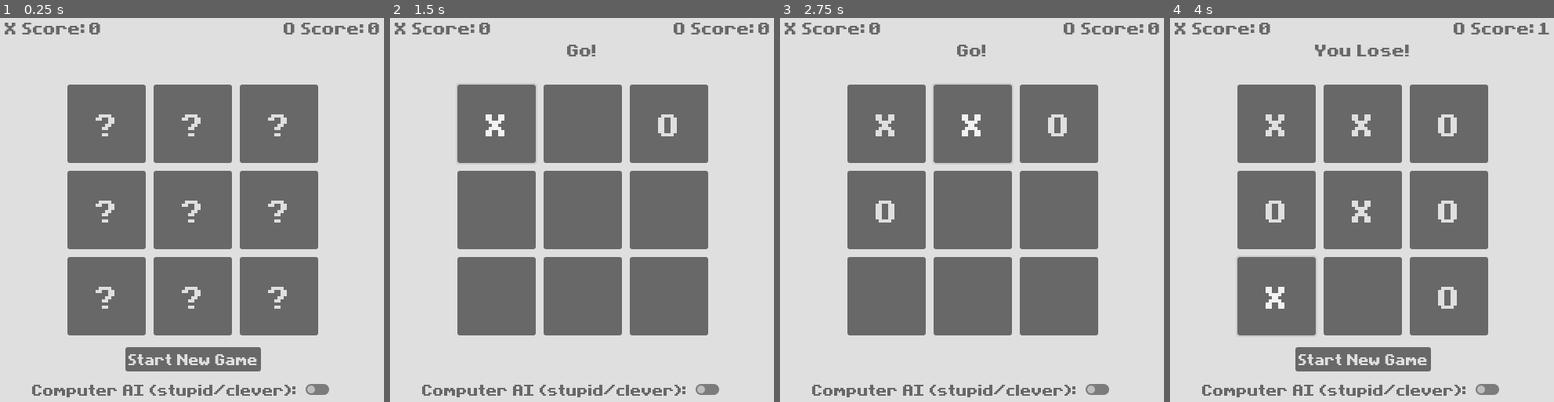
Above: before the commit, frames 1-4 (left to right).
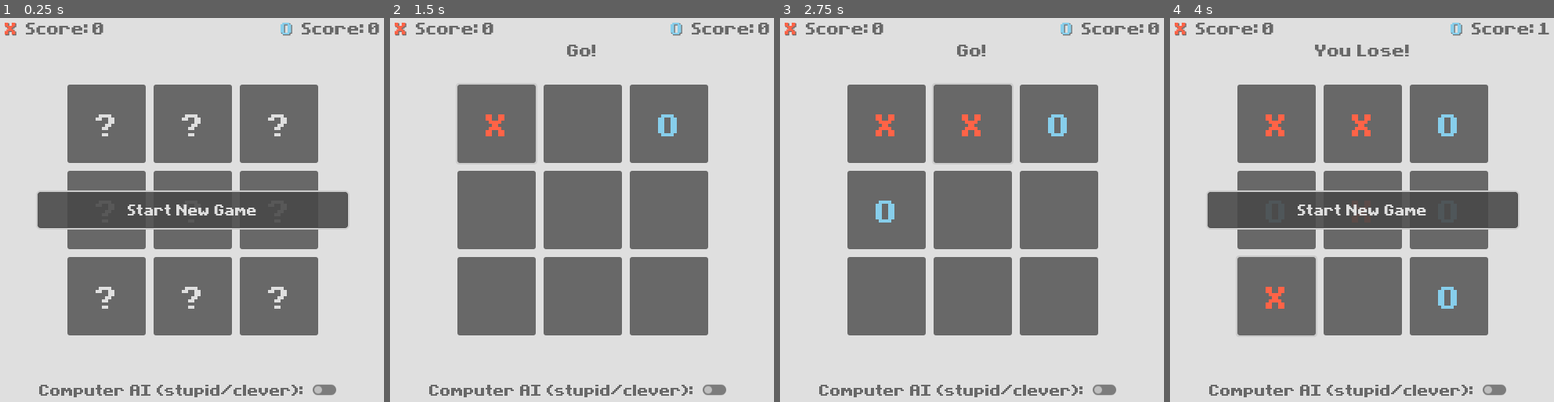
Above: after the commit, the same moments.

Repository: KanoAlgiz/Noughts-and-Crosses
Game: Godot game, scene res://game.tscn
The game is run twice, just before and just after one commit, with the same random seed, the same clock (stepped at 60 frames per second) and the same inputs.
Inputs (mouse positions are in pixels of both pictures, inside the frame that each line leads up to):
- Up to frame 1 (0.25 s): no input
- Up to frame 2 (1.5 s): click "Start New Game" at 0.5 s; click (497, 125) at 1.25 s
- Up to frame 3 (2.75 s): click (972, 125) at 2 s
- Up to frame 4 (4 s): click (1362, 210) at 2.75 s; click (1277, 294) at 3.5 s

The runs differ from the first frame. In frame 1, 12% of the frame differs, in the area x 1-94%, y 1-99%; in frame 2, 2.0%; in frame 3, 2.4%; in frame 4, 12%.

Commit message:
Visual changes

Diff:
--- /dev/null
+++ b/StartButtonTheme.tres
@@ -0,0 +1,12 @@
+[gd_resource type="StyleBoxFlat" format=3 uid="uid://dl4fy0xvdiulu"]
+
+[resource]
+bg_color = Color(0.282353, 0.282353, 0.282353, 0.894118)
+border_width_left = 2
+border_width_top = 2
+border_width_right = 2
+border_width_bottom = 2
+corner_radius_top_left = 5
+corner_radius_top_right = 5
+corner_radius_bottom_right = 5
+corner_radius_bottom_left = 5
--- /dev/null
+++ b/StartButtonThemeHovered.tres
@@ -0,0 +1,12 @@
+[gd_resource type="StyleBoxFlat" format=3 uid="uid://dt3pe0s6r2oqm"]
+
+[resource]
+bg_color = Color(0.309804, 0.309804, 0.309804, 0.988235)
+border_width_left = 3
+border_width_top = 3
+border_width_right = 3
+border_width_bottom = 3
+corner_radius_top_left = 5
+corner_radius_top_right = 5
+corner_radius_bottom_right = 5
+corner_radius_bottom_left = 5
--- a/game.tscn
+++ b/game.tscn
@@ -1,9 +1,11 @@
-[gd_scene load_steps=5 format=3 uid="uid://dkda8ew3bjf6t"]
+[gd_scene load_steps=7 format=3 uid="uid://dkda8ew3bjf6t"]
 
 [ext_resource type="Script" path="res://scripts/Game.gd" id="1_5fi84"]
 [ext_resource type="Script" path="res://scripts/Interface.gd" id="1_cruao"]
 [ext_resource type="Theme" uid="uid://ewdgle4lp64y" path="res://theme.tres" id="3_7r7jh"]
 [ext_resource type="Script" path="res://scripts/CellButton.gd" id="4_mjl6g"]
+[ext_resource type="StyleBox" uid="uid://dl4fy0xvdiulu" path="res://StartButtonTheme.tres" id="5_q5sbn"]
+[ext_resource type="StyleBox" uid="uid://dt3pe0s6r2oqm" path="res://StartButtonThemeHovered.tres" id="6_amjs0"]
 
 [node name="Game" type="Node"]
 script = ExtResource("1_5fi84")
@@ -33,11 +35,19 @@
 layout_mode = 2
 size_flags_vertical = 3
 
-[node name="YouLabel" type="Label" parent="Interface/Header/VBoxContainer/HBoxContainer"]
+[node name="XLabel" type="Label" parent="Interface/Header/VBoxContainer/HBoxContainer"]
 layout_mode = 2
 size_flags_horizontal = 0
 theme = ExtResource("3_7r7jh")
-text = "X Score:"
+theme_override_colors/font_color = Color(1, 0.388235, 0.278431, 1)
+theme_override_colors/font_shadow_color = Color(0, 0, 0, 0.478431)
+text = "X"
+
+[node name="YouLabel2" type="Label" parent="Interface/Header/VBoxContainer/HBoxContainer"]
+layout_mode = 2
+size_flags_horizontal = 0
+theme = ExtResource("3_7r7jh")
+text = " Score:"
 
 [node name="YouScore" type="Label" parent="Interface/Header/VBoxContainer/HBoxContainer"]
 unique_name_in_owner = true
@@ -46,11 +56,19 @@
 theme = ExtResource("3_7r7jh")
 text = "0"
 
-[node name="FoeLabel" type="Label" parent="Interface/Header/VBoxContainer/HBoxContainer"]
+[node name="OLabel" type="Label" parent="Interface/Header/VBoxContainer/HBoxContainer"]
 layout_mode = 2
 size_flags_horizontal = 10
 theme = ExtResource("3_7r7jh")
-text = "O Score:"
+theme_override_colors/font_color = Color(0.529412, 0.807843, 0.921569, 1)
+theme_override_colors/font_shadow_color = Color(0, 0, 0, 0.454902)
+text = "O"
+
+[node name="FoeLabel2" type="Label" parent="Interface/Header/VBoxContainer/HBoxContainer"]
+layout_mode = 2
+size_flags_horizontal = 8
+theme = ExtResource("3_7r7jh")
+text = " Score:"
 
 [node name="FoeScore" type="Label" parent="Interface/Header/VBoxContainer/HBoxContainer"]
 unique_name_in_owner = true
@@ -166,20 +184,17 @@
 
 [node name="NewGameButton" type="Button" parent="Interface"]
 unique_name_in_owner = true
-layout_mode = 1
-anchors_preset = 7
-anchor_left = 0.5
-anchor_top = 1.0
-anchor_right = 0.5
-anchor_bottom = 1.0
-offset_left = -67.5
-offset_top = -75.0
-offset_right = 67.5
-offset_bottom = -44.0
+layout_mode = 2
+offset_left = 50.0
+offset_top = 225.0
+offset_right = 450.0
+offset_bottom = 275.0
 grow_horizontal = 2
 grow_vertical = 0
 theme = ExtResource("3_7r7jh")
 theme_override_font_sizes/font_size = 15
+theme_override_styles/normal = ExtResource("5_q5sbn")
+theme_override_styles/hover = ExtResource("6_amjs0")
 text = "Start New Game"
 
 [node name="Difficulty" type="HBoxContainer" parent="Interface"]
@@ -190,9 +205,9 @@
 anchor_top = 1.0
 anchor_right = 0.5
 anchor_bottom = 1.0
-offset_left = -205.0
-offset_top = -40.605
-offset_right = 205.0
+offset_left = -196.5
+offset_top = -41.0
+offset_right = 196.5
 grow_horizontal = 2
 grow_vertical = 0
 
--- a/scripts/Interface.gd
+++ b/scripts/Interface.gd
@@ -7,6 +7,8 @@
 @onready var scoreOLabel: Label = %FoeScore
 @onready var newGameButton: Button = %NewGameButton
 var buttons: Array2D = Array2D.new(3, 3)
+var XColor: Color = Color.TOMATO
+var OColor: Color = Color.SKY_BLUE
 
 func _ready():
 	var button: Button
@@ -20,8 +22,15 @@
 
 func refreshButtonText(x, y, value):
 	var button = buttons.getValue(x, y)
+	if value != 0:
+		button.mouse_filter = 2
+		var buttonColor = XColor if value == 1 else OColor
+		button.add_theme_color_override("font_color", buttonColor)
+		button.add_theme_color_override("font_focus_color", buttonColor)
+	else:
+		button.mouse_filter = 0
+
 	button.text = convertCellValueToText(value)
-	button.mouse_filter = 0 if value == 0 else 2
 
 func refreshScore(x: int, o: int):
 	scoreXLabel.text = str(x)
--- a/theme.tres
+++ b/theme.tres
@@ -5,6 +5,7 @@
 [resource]
 Button/font_sizes/font_size = 32
 Button/fonts/font = ExtResource("1_0seiv")
+Button/styles/normal = null
 CheckButton/constants/outline_size = 0
 Label/colors/font_color = Color(0.407843, 0.407843, 0.407843, 1)
 Label/font_sizes/font_size = 18
